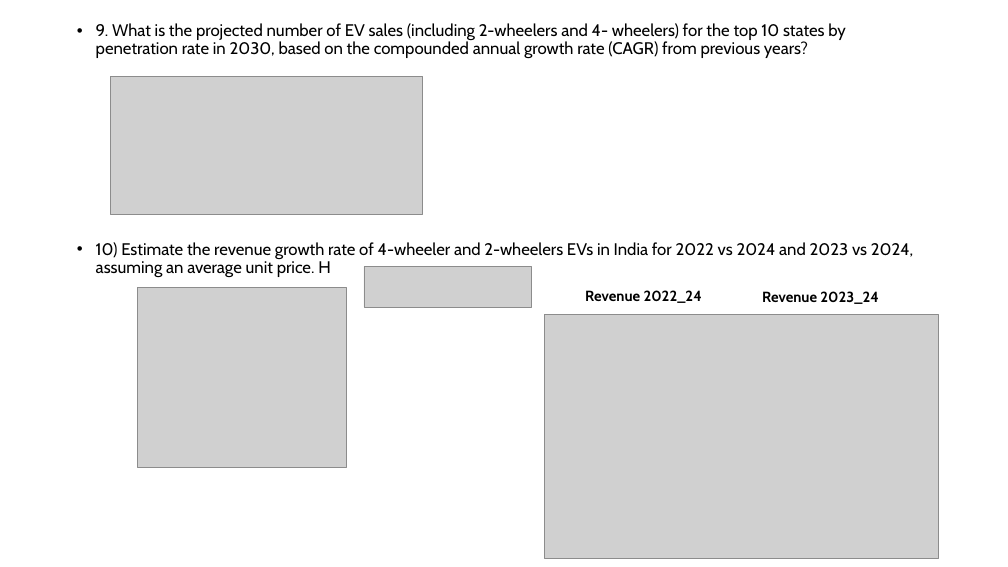
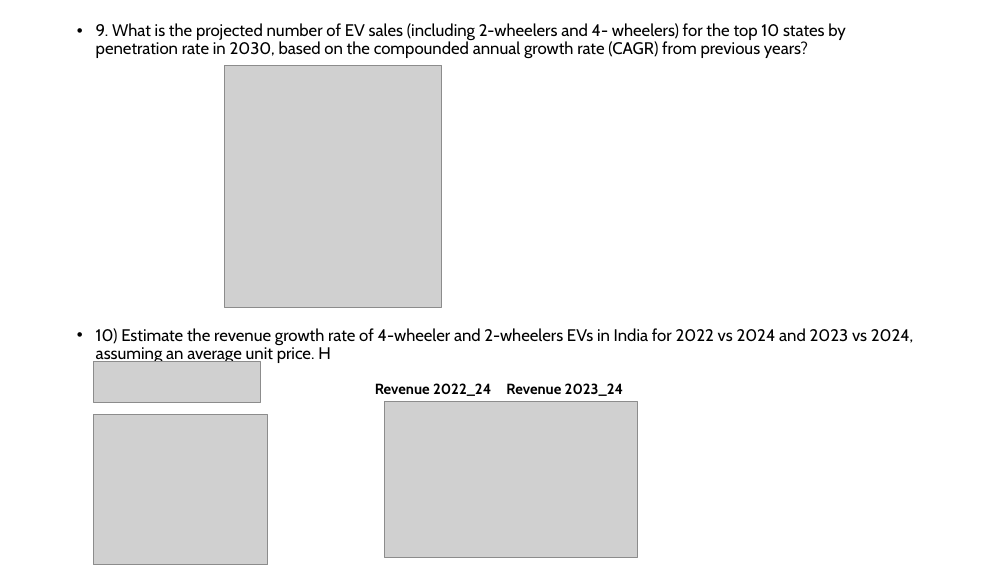
Before and after one commit to dinesh6351/Electric_Vehicle_Market_Analysis_for_AtliQ_Motors, a slide deck: slide 15 of ChallengePresentation1.pptx (slide 14 before the commit). Drawn at 1008x567 pixels with LibreOffice and Linux fonts; fonts in the diff are those of the drawing; grey boxes stand for pictures. Boxes give left, top, right and bottom in pixels: in the first picture for what was removed or moved away, otherwise in the second. Text is boxed around its words. In the diff, an @@ line names an element or a change of style, - is before the commit and + after.

```diff
--- a/ChallengePresentation1.pptx
+++ b/ChallengePresentation1.pptx
@@ text "9. What is the projected ..." rewrapped from [96,23,913,277] to [96,23,913,363] @@
@@ picture removed at [110,76,423,214] @@
@@ picture added at [225,65,442,307] @@
@@ picture: place and size @@
-picture at [364,267,531,308]
+picture at [93,362,260,403]
@@ text "Revenue 2022_24": place and size @@
-text "Revenue 2022_24" at [585,290,702,303]
+text "Revenue 2022_24" at [375,383,491,396]
@@ text "Revenue 2023_24": place and size @@
-text "Revenue 2023_24" at [762,291,878,304]
+text "Revenue 2023_24" at [506,383,623,396]
@@ picture: place and size @@
-picture at [138,287,346,467]
+picture at [93,414,268,565]
@@ picture: place and size @@
-picture at [544,315,939,558]
+picture at [385,402,637,557]
```
Also in this commit, not shown: 7 other slides changed, 2 slides added, 1 slide removed, 15 other files.
